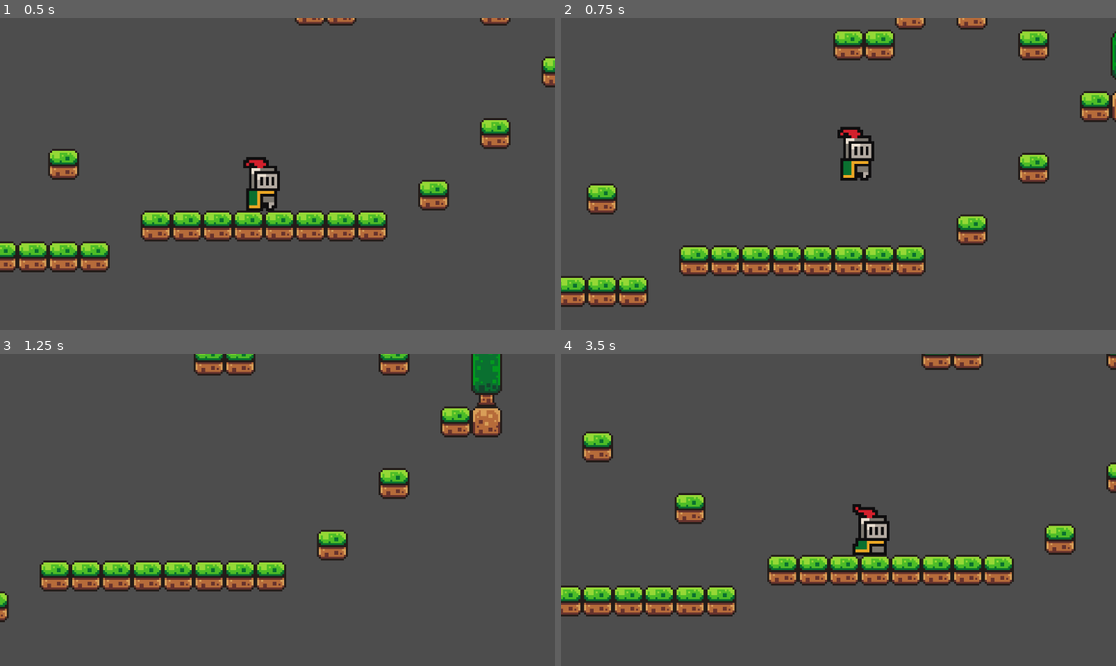
Above: before the commit, frames 1-4 (two rows, left to right).
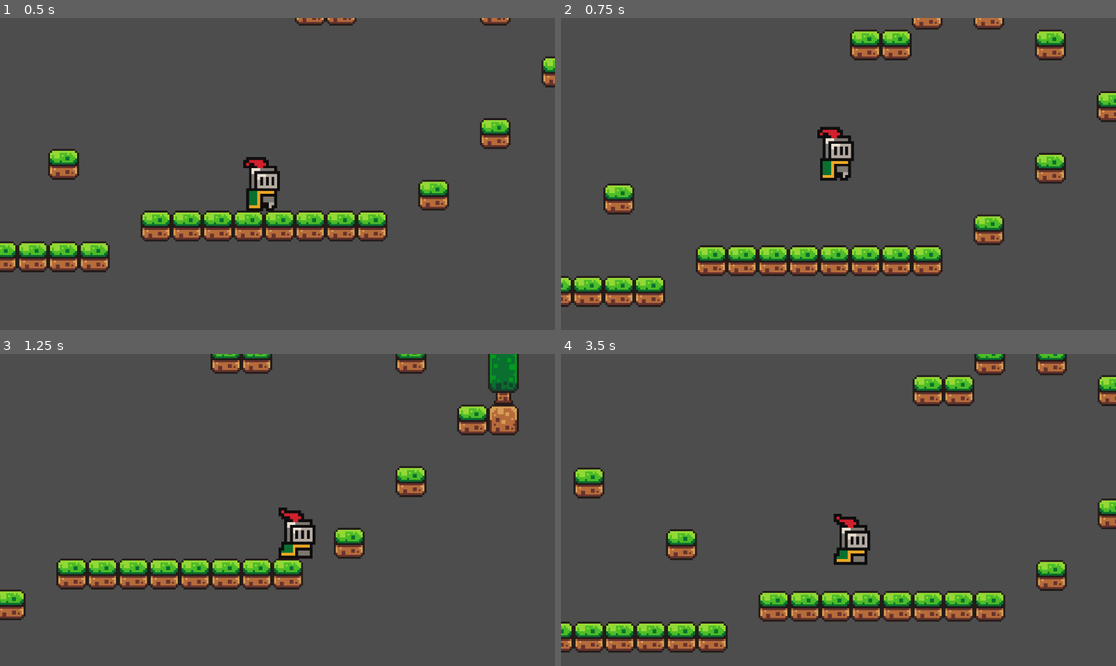
Above: after the commit, the same moments.

Repository: RonanKunkel/nmed_3310_final
Game: Godot game, scene res://scenes/game.tscn
The game is run twice, just before and just after one commit, with the same random seed, the same clock (stepped at 60 frames per second) and the same inputs.
Inputs:
- Up to frame 1 (0.5 s): no input
- Up to frame 2 (0.75 s): tap Enter (ui_accept) at 0.5 s; hold Right (ui_right) from 0.53 s (still down)
- Up to frame 3 (1.25 s): keep holding Right (ui_right); tap Enter (ui_accept) at 0.77 s
- Up to frame 4 (3.5 s): tap Enter (ui_accept) at 1.52, 3.02 s; release Right (ui_right) at 2.03 s; hold Left (ui_left) 2.03-2.78 s; hold Right (ui_right) from 2.78 s (still down)

Frame 1 is identical in both runs. In frame 2, 11% of the frame differs, in the area x 0-100%, y 0-93%; in frame 3, 10%; in frame 4, 22%, in the area x 0-100%, y 0-96%.

Commit message:
movement changes: added friction and acceleration to the movement.

Diff:
--- a/test/project.godot
+++ b/test/project.godot
@@ -8,11 +8,15 @@
 
 config_version=5
 
+[animation]
+
+compatibility/default_parent_skeleton_in_mesh_instance_3d=true
+
 [application]
 
 config/name="test"
 run/main_scene="uid://dsggfn1u1ve5u"
-config/features=PackedStringArray("4.5", "Forward Plus")
+config/features=PackedStringArray("4.6", "Forward Plus")
 config/icon="res://icon.svg"
 
 [rendering]
--- a/test/scenes/game.tscn
+++ b/test/scenes/game.tscn
@@ -214,40 +214,38 @@
 &"move": SubResource("Animation_lnu2h")
 }
 
-[node name="game" type="Node2D"]
-
-[node name="TileMap" type="TileMap" parent="."]
+[node name="game" type="Node2D" unique_id=2107368860]
+
+[node name="TileMap" type="TileMap" parent="." unique_id=751292582]
 tile_set = SubResource("TileSet_lbhrr")
 format = 2
 layer_0/tile_data = PackedInt32Array(65534, 0, 0, 65535, 0, 0, 0, 0, 0, 1, 0, 0, 2, 0, 0, 3, 0, 0, 4, 0, 0, 5, 0, 0, -6 …(4146 unchanged characters)…
 
-[node name="player" parent="." instance=ExtResource("1_uwrxv")]
+[node name="player" parent="." unique_id=2071926113 instance=ExtResource("1_uwrxv")]
 position = Vector2(38, -13)
 
-[node name="Camera2D" type="Camera2D" parent="player"]
+[node name="Camera2D" type="Camera2D" parent="player" unique_id=1471725765]
 position = Vector2(1, -6)
 zoom = Vector2(4, 4)
 position_smoothing_enabled = true
 rotation_smoothing_enabled = true
 
-[node name="Area2D" type="Area2D" parent="."]
-
-[node name="CollisionShape2D" type="CollisionShape2D" parent="Area2D"]
+[node name="Area2D" type="Area2D" parent="." unique_id=1256500450]
+
+[node name="CollisionShape2D" type="CollisionShape2D" parent="Area2D" unique_id=2069320005]
 shape = SubResource("WorldBoundaryShape2D_yqjtg")
 
-[node name="platform" parent="." instance=ExtResource("3_lnu2h")]
+[node name="platform" parent="." unique_id=1477626430 instance=ExtResource("3_lnu2h")]
 position = Vector2(-112, -51)
 
-[node name="platform" parent="platform" instance=ExtResource("3_lnu2h")]
+[node name="platform" parent="platform" unique_id=1591318352 instance=ExtResource("3_lnu2h")]
 position = Vector2(215, 0)
 
-[node name="platform2" parent="." instance=ExtResource("3_lnu2h")]
+[node name="platform2" parent="." unique_id=493858668 instance=ExtResource("3_lnu2h")]
 position = Vector2(-48, -51)
 
-[node name="AnimationPlayer" type="AnimationPlayer" parent="platform2"]
-libraries = {
-&"": SubResource("AnimationLibrary_iywne")
-}
-autoplay = "move"
+[node name="AnimationPlayer" type="AnimationPlayer" parent="platform2" unique_id=1645781965]
+libraries/ = SubResource("AnimationLibrary_iywne")
+autoplay = &"move"
 
 [connection signal="body_entered" from="Area2D" to="player" method="_on_area_2d_body_entered"]
--- a/test/scripts/player.gd
+++ b/test/scripts/player.gd
@@ -1,9 +1,12 @@
 extends CharacterBody2D
 
 
-const SPEED = 145.0
+const SPEED = 105.0
 const JUMP_VELOCITY = -250.0
 var start_position: Vector2  # Stores the spawn point
+const ACCELERATION = 450.0
+const FRICTION = 600.0
+
 func _ready() -> void:
 	start_position = global_position  # Save starting position on launch
 
@@ -20,9 +23,9 @@
 	# As good practice, you should replace UI actions with custom gameplay actions.
 	var direction := Input.get_axis("ui_left", "ui_right")
 	if direction:
-		velocity.x = direction * SPEED
+		velocity.x = move_toward(velocity.x,direction * SPEED,ACCELERATION * delta)
 	else:
-		velocity.x = move_toward(velocity.x, 0, SPEED)
+		velocity.x = move_toward(velocity.x, 0, FRICTION * delta)
 
 	move_and_slide()
 
Not shown: 1 places in test/scenes/game.tscn that only renumber resources
